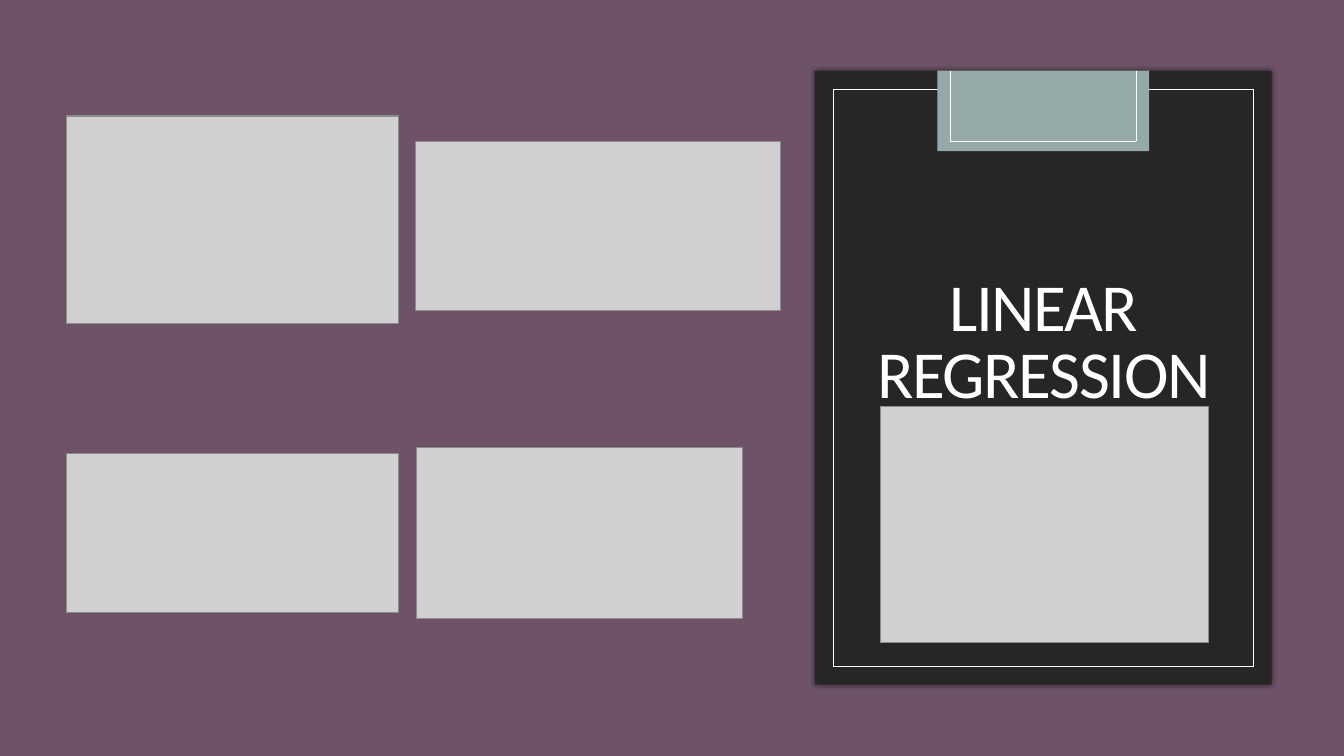
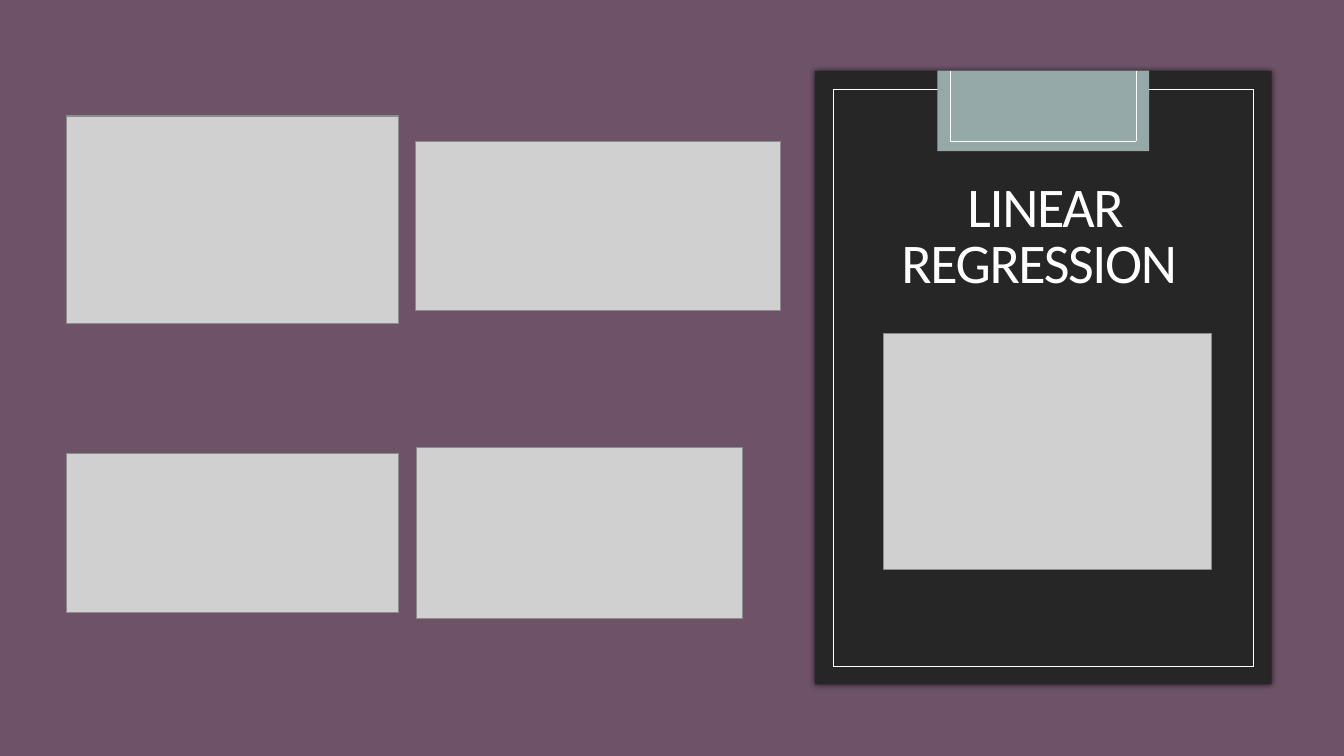
Before and after one commit to nancymathur/Project-3, a slide deck: slide 4 of IMDB Pres.pptx. Drawn at 1344x756 pixels with LibreOffice and Linux fonts; fonts in the diff are those of the drawing; grey boxes stand for pictures. Boxes give left, top, right and bottom in pixels: in the first picture for what was removed or moved away, otherwise in the second. Text is boxed around its words. In the diff, an @@ line names an element or a change of style, - is before the commit and + after.

```diff
--- a/IMDB Pres.pptx
+++ b/IMDB Pres.pptx
@@ title "LINEAR REGRESSION": place and size @@
-title "LINEAR REGRESSION" at (877,288,1211,414)
+title "LINEAR REGRESSION" at (901,191,1176,284)
@@ title "LINEAR REGRESSION" at (901,191,1176,284): size 48 to 40 pt @@
@@ picture: place and size @@
-picture at (881,407,1209,643)
+picture at (884,334,1212,570)
```
Also in this commit, not shown: 3 other slides changed, 1 slide added, 3 other files.
